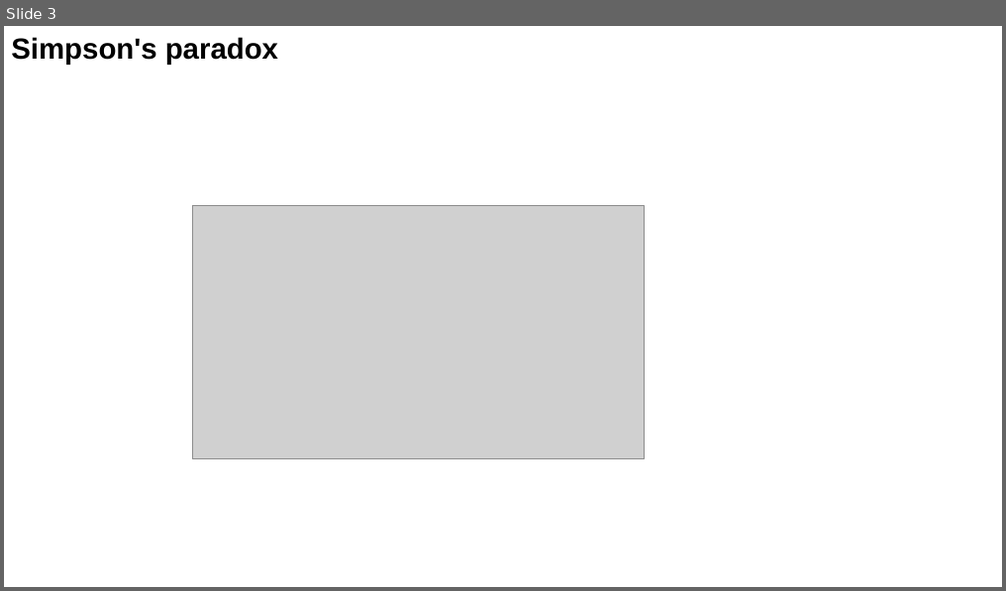
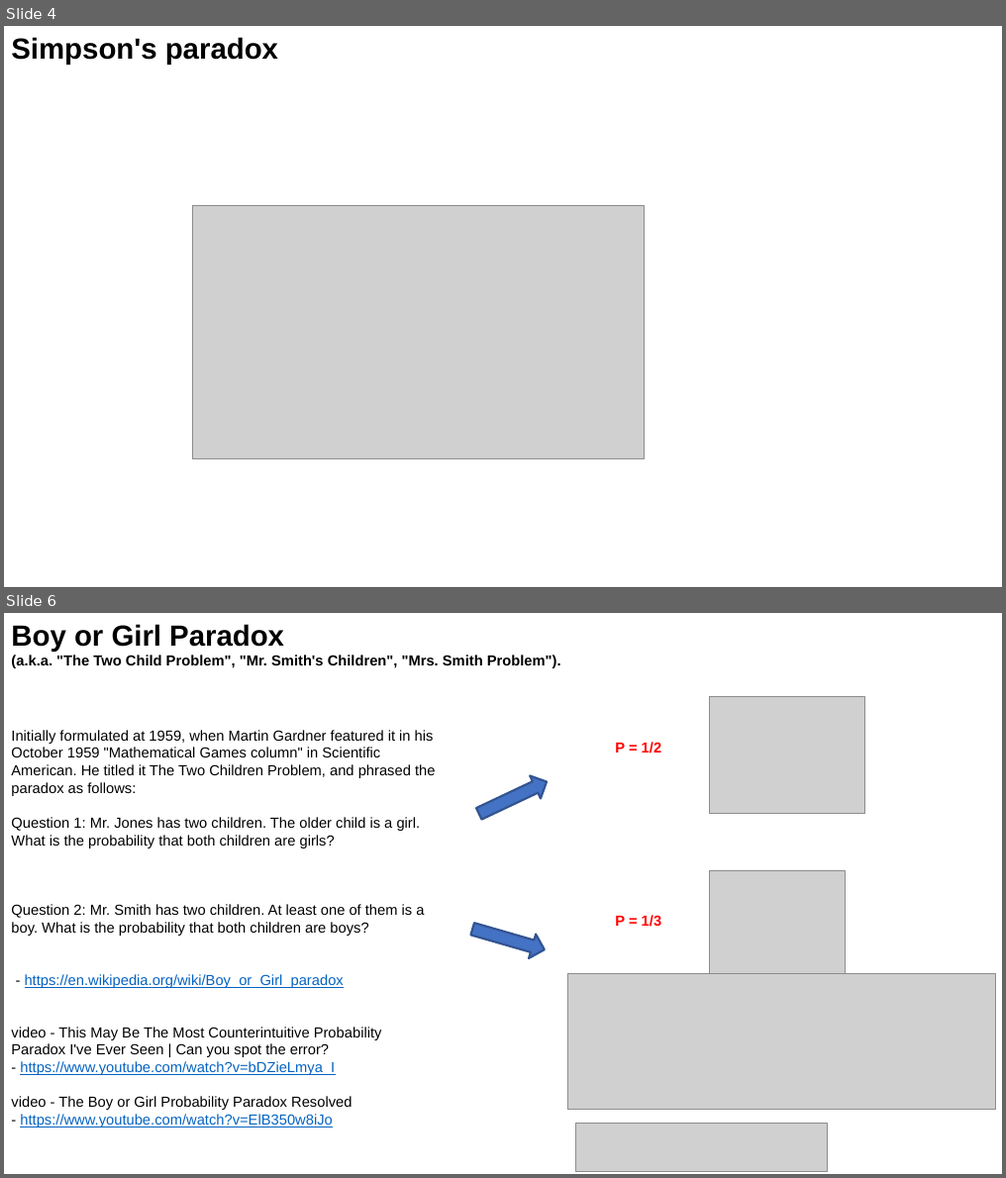
Before and after one commit to lselector/ml_ai_doc, a slide deck: statistics_15_lies_paradoxes.pptx. Shown one above the other, each under a label of ours: slide 3 before the commit, slides 4 and 6 after it; the slides between them are not shown. The pictures are 1006x591 and 1006x1178 pixels, drawn with LibreOffice and Linux fonts; fonts in the diff are those of the drawing; grey boxes stand for pictures. Boxes give left, top, right and bottom in pixels: in the first picture for what was removed or moved away, otherwise in the second. Text is boxed around its words. In the diff, an @@ line names an element or a change of style, - is before the commit and + after.

```diff
--- a/statistics_15_lies_paradoxes.pptx
+++ b/statistics_15_lies_paradoxes.pptx
@@ slide 6 added at box(4, 613, 1002, 1174), background #FFFFFF @@
@@ text added at box(11, 624, 561, 668), 14 pt, text #000000, bold @@
+Boy or Girl Paradox
+(a.k.a. "The Two Child Problem", "Mr. Smith's Children", "Mrs. Smith Problem").
@@ picture added at box(709, 696, 864, 814) @@
@@ text added at box(11, 730, 435, 1128), 14 pt, text #000000 @@
+Initially formulated at 1959, when Martin Gardner featured it in his October 1959 "Mathematical Games column" in Scientific American. He titled it The Two Children Problem, and phrased the paradox as follows:
+Question 1: Mr. Jones has two children. The older child is a girl. What is the probability that both children are girls?
+Question 2: Mr. Smith has two children. At least one of them is a boy. What is the probability that both children are boys?
+- https://en.wikipedia.org/wiki/Boy_or_Girl_paradox
+video - This May Be The Most Counterintuitive Probability Paradox I've Ever Seen | Can you spot the error?
+- https://www.youtube.com/watch?v=bDZieLmya_I
+video - The Boy or Girl Probability Paradox Resolved
+- https://www.youtube.com/watch?v=ElB350w8iJo
@@ text added at box(615, 742, 661, 754), 14 pt, text #FF0000, bold @@
+P = 1/2
@@ right arrow added at box(474, 770, 552, 826), fill #4472C4, outline #325491 2 pt @@
@@ picture added at box(709, 871, 846, 973) @@
@@ right arrow added at box(469, 917, 548, 962), fill #4472C4, outline #325491 2 pt @@
@@ text added at box(615, 915, 661, 927), 14 pt, text #FF0000, bold @@
+P = 1/3
@@ picture added at box(567, 973, 995, 1110) @@
@@ picture added at box(576, 1124, 828, 1172) @@
@@ what was slide 3 is now slide 4 @@
```
Also in this commit, not shown: 2 slides changed, 4 other slides added, 2 other files.
